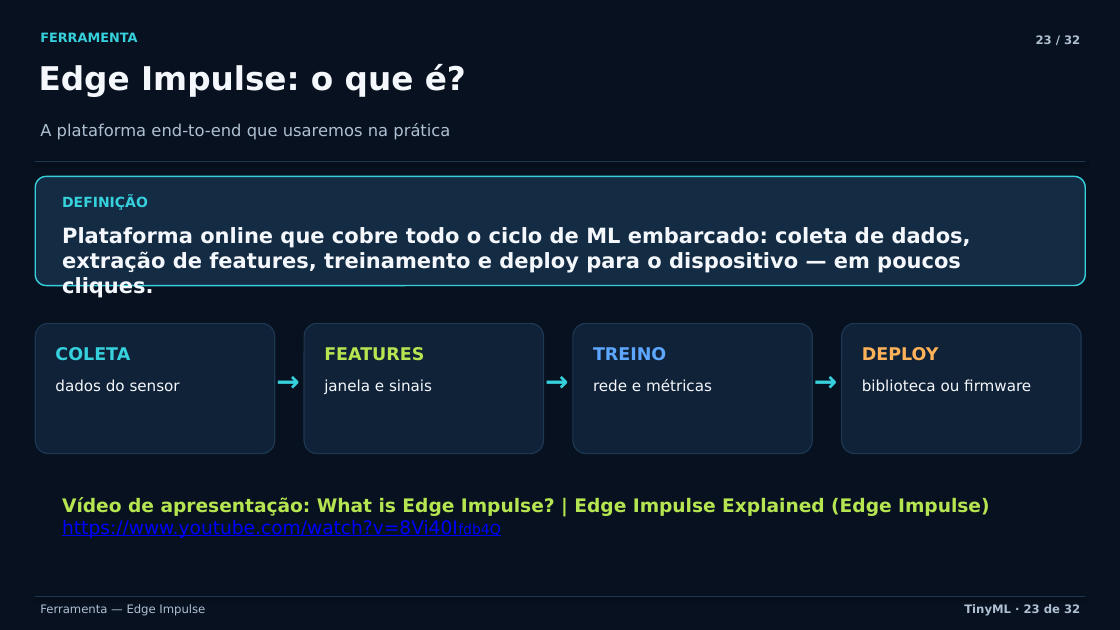
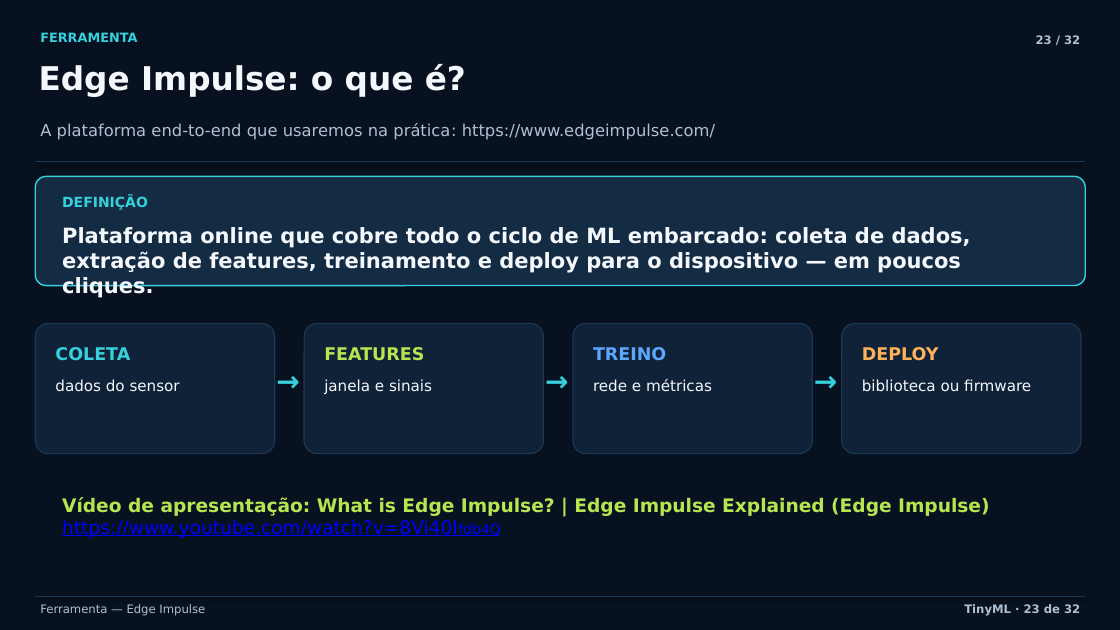
Before and after one commit to ivanlucas7/site, a slide deck: slide 23 of public/arquivos/tinyml/aula-tinyml.pptx. Drawn at 1120x630 pixels with LibreOffice and Linux fonts; fonts in the diff are those of the drawing. Boxes give left, top, right and bottom in pixels: in the first picture for what was removed or moved away, otherwise in the second. Text is boxed around its words. In the diff, an @@ line names an element or a change of style, - is before the commit and + after.

```diff
--- a/public/arquivos/tinyml/aula-tinyml.pptx
+++ b/public/arquivos/tinyml/aula-tinyml.pptx
@@ text at box(40, 123, 715, 140): text changed @@
-A plataforma end-to-end que usaremos na prática
+A plataforma end-to-end que usaremos na prática: https://www.edgeimpulse.com/
```
Also in this commit, not shown: 3 other slides changed.
